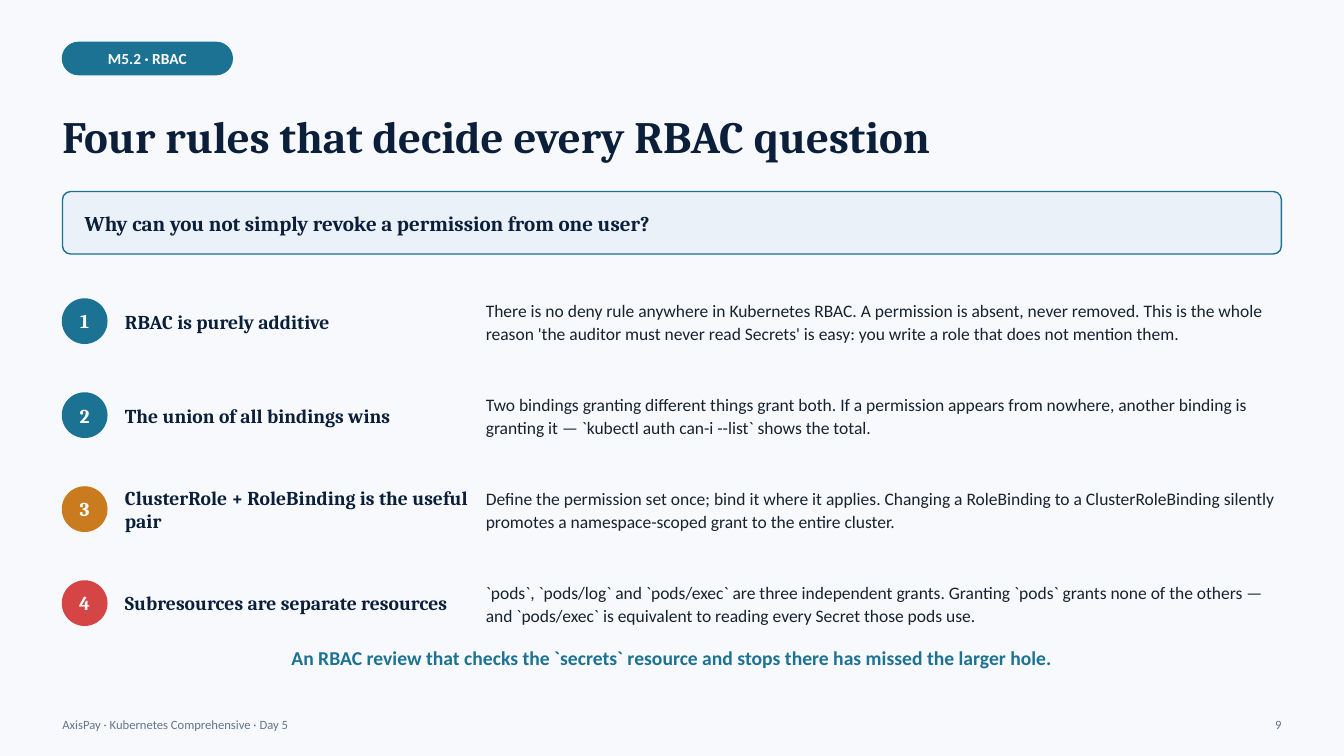
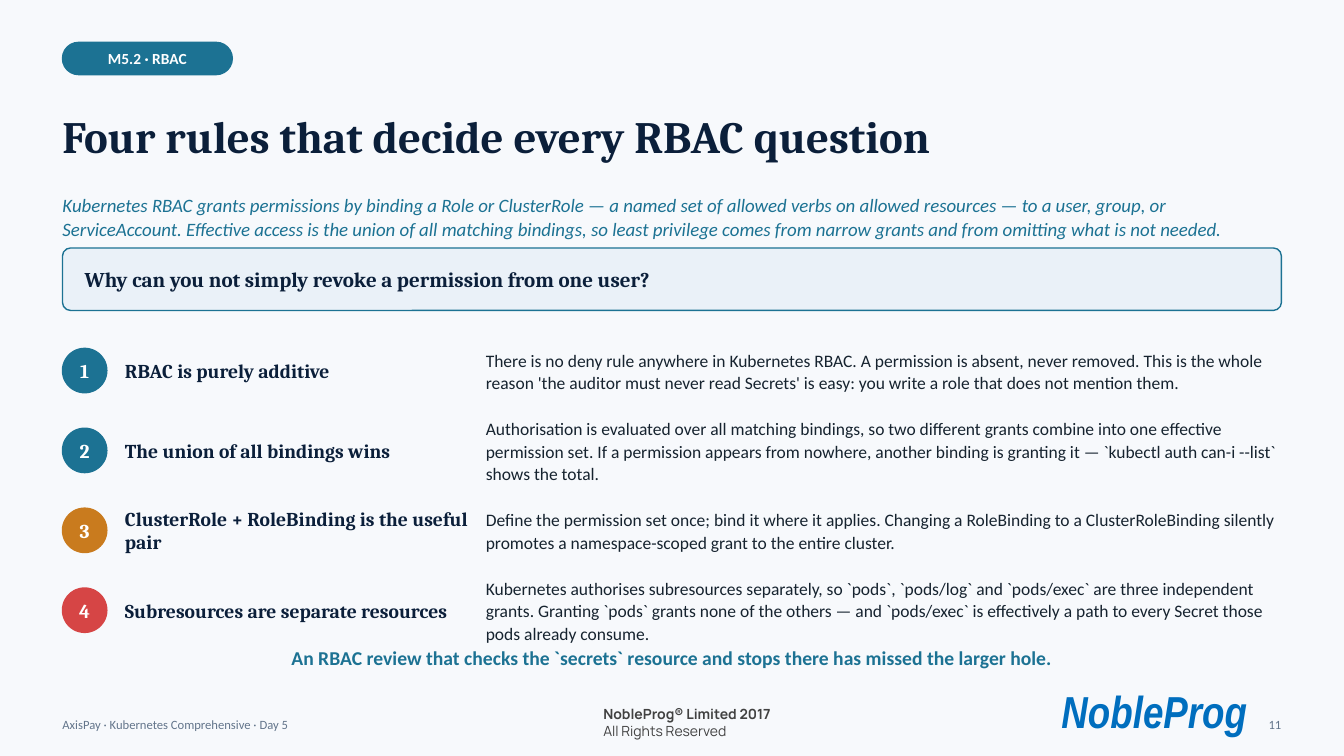
Before and after one commit to kumbulanit/kubernetescompr, a slide deck: slide 11 of days/day5/AxisPay-K8s-Day5.pptx (slide 9 before the commit). Drawn at 1344x756 pixels with LibreOffice and Linux fonts; fonts in the diff are those of the drawing; background and template pictures are left out. Boxes give left, top, right and bottom in pixels: in the first picture for what was removed or moved away, otherwise in the second. Text is boxed around its words. In the diff, an @@ line names an element or a change of style, - is before the commit and + after.

```diff
--- a/days/day5/AxisPay-K8s-Day5.pptx
+++ b/days/day5/AxisPay-K8s-Day5.pptx
@@ text added at (x1=62, y1=199, x2=1221, y2=240), 13.5 pt, text #1C7293, italic @@
+Kubernetes RBAC grants permissions by binding a Role or ClusterRole — a named set of allowed verbs on allowed resources — to a user, group, or ServiceAccount. Effective access is the union of all matching bindings, so least privilege comes from narrow grants and from omitting what is not needed.
@@ rounded rectangle moved from (x1=63, y1=192, x2=1281, y2=254) to (x1=63, y1=248, x2=1281, y2=311) @@
@@ text "Why can you not simply ..." moved from (x1=85, y1=216, x2=650, y2=236) to (x1=85, y1=272, x2=650, y2=292) @@
@@ text "1" moved from (x1=80, y1=315, x2=89, y2=328) to (x1=80, y1=365, x2=89, y2=378) @@
@@ ellipse moved from (x1=63, y1=299, x2=107, y2=344) to (x1=63, y1=349, x2=107, y2=393) @@
@@ text "RBAC is purely additive" moved from (x1=125, y1=315, x2=329, y2=333) to (x1=125, y1=364, x2=329, y2=383) @@
@@ text "There is no deny rule ..." moved from (x1=486, y1=305, x2=1262, y2=343) to (x1=486, y1=355, x2=1262, y2=392) @@
@@ text "The union of all bindings ..." moved from (x1=125, y1=409, x2=390, y2=427) to (x1=125, y1=444, x2=390, y2=463) @@
@@ text "2" moved from (x1=80, y1=409, x2=90, y2=423) to (x1=80, y1=444, x2=90, y2=458) @@
@@ ellipse moved from (x1=63, y1=393, x2=107, y2=438) to (x1=63, y1=429, x2=107, y2=473) @@
@@ text at (x1=486, y1=423, x2=1275, y2=480): text changed @@
-Two bindings granting different things grant both. If a permission appears from nowhere, another binding is granting it — `kubectl auth can-i --list` shows the total.
+Authorisation is evaluated over all matching bindings, so two different grants combine into one effective permission set. If a permission appears from nowhere, another binding is granting it — `kubectl auth can-i --list` shows the total.
@@ text "3" moved from (x1=80, y1=502, x2=90, y2=516) to (x1=80, y1=524, x2=90, y2=538) @@
@@ ellipse moved from (x1=63, y1=487, x2=107, y2=531) to (x1=63, y1=508, x2=107, y2=553) @@
@@ text "ClusterRole + RoleBinding is the ..." moved from (x1=125, y1=491, x2=467, y2=532) to (x1=125, y1=512, x2=467, y2=553) @@
@@ text "Define the permission set once; ..." moved from (x1=486, y1=493, x2=1274, y2=531) to (x1=486, y1=514, x2=1274, y2=552) @@
@@ text "4" moved from (x1=79, y1=596, x2=90, y2=610) to (x1=79, y1=604, x2=90, y2=618) @@
@@ ellipse moved from (x1=63, y1=581, x2=107, y2=625) to (x1=63, y1=588, x2=107, y2=632) @@
@@ text "Subresources are separate resources" moved from (x1=125, y1=596, x2=447, y2=614) to (x1=125, y1=604, x2=447, y2=622) @@
@@ text at (x1=486, y1=583, x2=1263, y2=643): text changed @@
-`pods`, `pods/log` and `pods/exec` are three independent grants. Granting `pods` grants none of the others — and `pods/exec` is equivalent to reading every Secret those pods use.
+Kubernetes authorises subresources separately, so `pods`, `pods/log` and `pods/exec` are three independent grants. Granting `pods` grants none of the others — and `pods/exec` is effectively a path to every Secret those pods already consume.
@@ text added at (x1=603, y1=708, x2=771, y2=740), 10 pt, text #414141, bold @@
+NobleProg® Limited 2017
+All Rights Reserved
@@ text added at (x1=1061, y1=695, x2=1247, y2=737), 32 pt, text #006EBE, bold, italic @@
+NobleProg
@@ text at (x1=1269, y1=721, x2=1282, y2=729): text changed @@
-9
+11
```
Also in this commit, not shown: 35 other slides changed, 7 slides added, 27 other files.
